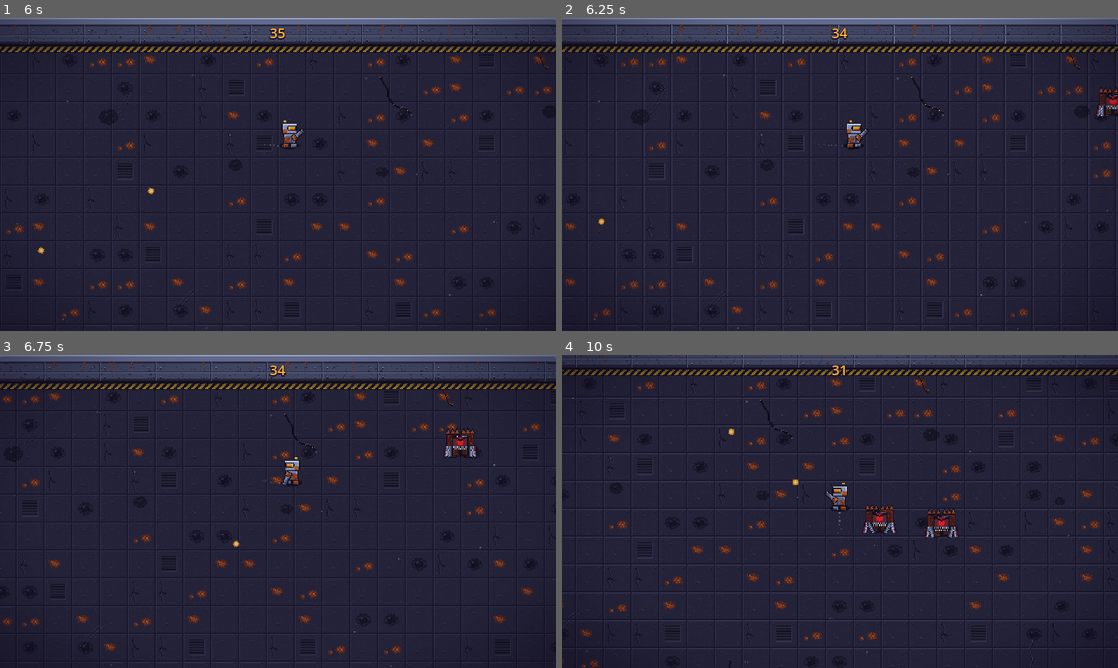
Above: before the commit, frames 1-4 (two rows, left to right).
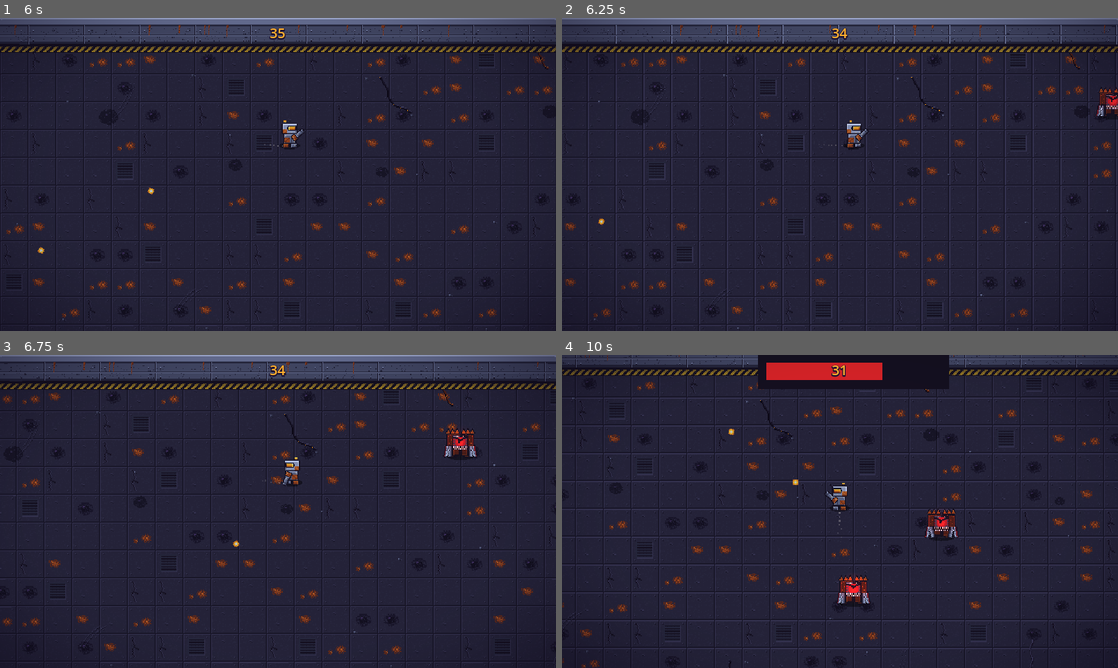
Above: after the commit, the same moments.

Repository: AGONIXX15/scrap-head
Game: Godot game, scene res://scenes/main.tscn
Same seed, same stepped clock (60 frames per second), same inputs: the game is played once before the commit and once after it. The project has no main scene, so this scene is started directly.
Inputs (mouse positions are in pixels of both pictures, inside the frame that each line leads up to):
- Up to frame 1 (6 s): move the mouse to (250, 237) at 0.52 s; press the mouse at (250, 237) at 0.53 s; hold W (move_up) 0.53-2.03 s; move the mouse to (444, 221) at 1.27 s; release the mouse at (444, 221) at 1.28 s; click (444, 221) at 1.35 s; move the mouse to (111, 127) at 2.02 s; press the mouse at (111, 127) at 2.03 s; hold A (move_left) 2.03-3.53 s; move the mouse to (305, 174) at 2.77 s; release the mouse at (305, 174) at 2.78 s; click (305, 174) at 2.85 s; move the mouse to (194, 96) at 3.52 s; press the mouse at (194, 96) at 3.53 s; hold S (move_down) 3.53-4.28 s; move the mouse to (400, 158) at 4.27 s; release the mouse at (400, 158) at 4.28 s; hold D (move_right) 4.28-5.03 s; click (400, 158) at 4.35 s; move the mouse to (166, 190) at 5.02 s; press the mouse at (166, 190) at 5.03 s; hold W (move_up) 5.03-5.78 s; move the mouse to (333, 105) at 5.77 s; release the mouse at (333, 105) at 5.78 s; hold D (move_right) from 5.78 s (still down); click (333, 105) at 5.85 s
- Up to frame 2 (6.25 s): keep holding D (move_right)
- Up to frame 3 (6.75 s): keep holding D (move_right); move the mouse to (250, 574) at 6.52 s; press the mouse at (250, 574) at 6.53 s
- Up to frame 4 (10 s): move the mouse to (1006, 558) at 7.27 s; release the mouse at (1006, 558) at 7.28 s; click (1006, 558) at 7.35 s; move the mouse to (673, 464) at 8.02 s; release D (move_right) at 8.03 s; press the mouse at (673, 464) at 8.03 s; hold S (move_down) 8.03-8.78 s; move the mouse to (867, 511) at 8.77 s; release the mouse at (867, 511) at 8.78 s; hold A (move_left) 8.78-9.53 s; click (867, 511) at 8.85 s; move the mouse to (756, 433) at 9.52 s; press the mouse at (756, 433) at 9.53 s; hold W (move_up) from 9.53 s (still down)

Frame 1 is identical in both runs. In frame 2, less than 0.1% of the frame differs, in the area x 96-100%, y 22-33%; in frame 3, 0.1%; in frame 4, 4.1%, in the area x 35-71%, y 0-81%.

Commit message:
HU-09: clase base de enemigos y Oxidado con embestida

Diff:
--- /dev/null
+++ b/scenes/dust.tscn
@@ -0,0 +1,27 @@
+[gd_scene load_steps=3 format=3]
+
+[ext_resource type="Script" path="res://scripts/fx.gd" id="1"]
+
+[sub_resource type="Gradient" id="1"]
+offsets = PackedFloat32Array(0, 1)
+colors = PackedColorArray(0.55, 0.5, 0.45, 0.8, 0.3, 0.28, 0.3, 0)
+
+[node name="Dust" type="Node2D"]
+script = ExtResource("1")
+life = 1.0
+
+[node name="Puff" type="CPUParticles2D" parent="."]
+emitting = true
+amount = 18
+lifetime = 0.8
+one_shot = true
+explosiveness = 1.0
+spread = 180.0
+gravity = Vector2(0, 0)
+initial_velocity_min = 50.0
+initial_velocity_max = 110.0
+damping_min = 80.0
+damping_max = 120.0
+scale_amount_min = 3.0
+scale_amount_max = 6.0
+color_ramp = SubResource("1")
--- a/scenes/enemy.tscn
+++ b/scenes/enemy.tscn
@@ -1,30 +1,62 @@
-[gd_scene load_steps=6 format=3]
+[gd_scene load_steps=11 format=3]
 
 [ext_resource type="Script" path="res://scripts/enemy.gd" id="1"]
 [ext_resource type="Texture2D" path="res://assets/sprites/enemy.png" id="2"]
 [ext_resource type="Texture2D" path="res://assets/sprites/shadow.png" id="3"]
+[ext_resource type="Texture2D" path="res://assets/sprites/enemy_pupil.png" id="4"]
+[ext_resource type="Script" path="res://scripts/part.gd" id="5"]
+[ext_resource type="Resource" path="res://parts/taladro.tres" id="6"]
 
 [sub_resource type="CircleShape2D" id="1"]
-radius = 9.0
+radius = 11.0
 
 [sub_resource type="CircleShape2D" id="2"]
-radius = 11.0
+radius = 13.0
+
+[sub_resource type="Gradient" id="g"]
+offsets = PackedFloat32Array(0, 1)
+colors = PackedColorArray(1, 1, 1, 1, 1, 1, 1, 0)
+
+[sub_resource type="GradientTexture2D" id="gt"]
+gradient = SubResource("g")
+width = 64
+height = 64
+fill = 1
+fill_from = Vector2(0.5, 0.5)
+fill_to = Vector2(1, 0.5)
+
+[sub_resource type="RectangleShape2D" id="hurt"]
+size = Vector2(34, 33)
 
 [node name="Enemy" type="CharacterBody2D" groups=["enemies"]]
 collision_layer = 4
 collision_mask = 5
 script = ExtResource("1")
+bar_y = -26.0
+drops = Array[ExtResource("5")]([ExtResource("6")])
 
 [node name="Shadow" type="Sprite2D" parent="."]
-position = Vector2(0, 13)
+position = Vector2(0, 17)
+scale = Vector2(1.3, 1)
 texture = ExtResource("3")
 
 [node name="Sprite" type="Sprite2D" parent="."]
 texture = ExtResource("2")
 hframes = 4
 
+[node name="Pupil" type="Sprite2D" parent="Sprite"]
+position = Vector2(0, -1)
+texture = ExtResource("4")
+
+[node name="Light" type="PointLight2D" parent="Sprite"]
+position = Vector2(0, -1)
+color = Color(1, 0.15, 0.1, 1)
+energy = 0.7
+texture = SubResource("gt")
+texture_scale = 0.6
+
 [node name="CollisionShape2D" type="CollisionShape2D" parent="."]
-position = Vector2(0, 4)
+position = Vector2(0, 6)
 shape = SubResource("1")
 
 [node name="Hitbox" type="Area2D" parent="."]
@@ -32,5 +64,14 @@
 collision_mask = 2
 
 [node name="CollisionShape2D" type="CollisionShape2D" parent="Hitbox"]
-position = Vector2(0, 4)
+position = Vector2(0, 6)
 shape = SubResource("2")
+
+[node name="Hurtbox" type="Area2D" parent="."]
+collision_layer = 16
+collision_mask = 0
+monitoring = false
+
+[node name="CollisionShape2D" type="CollisionShape2D" parent="Hurtbox"]
+position = Vector2(0, 0)
+shape = SubResource("hurt")
--- a/scripts/enemy.gd
+++ b/scripts/enemy.gd
@@ -1,66 +1,75 @@
-extends CharacterBody2D
+extends EnemyBase
 
-const EXPLOSION := preload("res://scenes/explosion.tscn")
-const PICKUP := preload("res://scenes/pickup.tscn")
-const PARTS: Array[Part] = [preload("res://parts/visor_torreta.tres"), preload("res://parts/taladro.tres"),
-		preload("res://parts/orugas_tanque.tres"), preload("res://parts/mini_dron.tres")]
-const DROP_CHANCE := 0.25
-const KNOCKBACK := 140.0
-const KNOCK_DECAY := 600.0
 const WALK_FPS := 8.0
-const FLASH_COLOR := Color(4, 4, 4)
-const FLASH_TIME := 0.1
+const OPEN_FRAME := 0
+const CLOSED_FRAME := 2
+const LUNGE_RANGE := 90.0
+const WINDUP_TIME := 0.5
+const LUNGE_SPEED := 300.0
+const LUNGE_TIME := 0.3
+const RECOVER_TIME := 0.7
+const TREMBLE := 1.0
+const BLINK_HZ := 14.0
+const BLINK_DIM := 0.3
+const BLINK_BRIGHT := 2.0
+const PUPIL_REACH := 1.5
 
-@export var speed := 60.0
-@export var hp := 3
-@export var damage := 1
+enum State { CHASE, WINDUP, LUNGE, RECOVER }
 
-@onready var sprite: Sprite2D = $Sprite
-@onready var hitbox: Area2D = $Hitbox
+@onready var pupil: Sprite2D = $Sprite/Pupil
+@onready var light: PointLight2D = $Sprite/Light
 
-var _player: Node2D
-var _knock := Vector2.ZERO
+var _state := State.CHASE
+var _timer := 0.0
 var _t := 0.0
+var _lunge_dir := Vector2.ZERO
+var _eye_home := Vector2.ZERO
+var _light_energy := 0.0
 
 func _ready() -> void:
-	_player = get_tree().get_first_node_in_group("player")
+	super()
+	_eye_home = pupil.position
+	_light_energy = light.energy
 
 func _physics_process(delta: float) -> void:
 	if not is_instance_valid(_player):
 		return
 	var dir := global_position.direction_to(_player.global_position)
 	_knock = _knock.move_toward(Vector2.ZERO, KNOCK_DECAY * delta)
-	velocity = dir * speed + _knock
+	pupil.position = _eye_home + dir * PUPIL_REACH
+	_timer -= delta
+	velocity = _knock
+	match _state:
+		State.CHASE:
+			velocity += dir * speed
+			_t += delta * WALK_FPS
+			sprite.frame = int(_t) % sprite.hframes
+			if global_position.distance_to(_player.global_position) < LUNGE_RANGE:
+				_state = State.WINDUP
+				_timer = WINDUP_TIME
+				# SFX: charge
+		State.WINDUP:
+			sprite.frame = OPEN_FRAME
+			sprite.position = Vector2(randf_range(-TREMBLE, TREMBLE), randf_range(-TREMBLE, TREMBLE))
+			_set_eye(int(_timer * BLINK_HZ) % 2 == 0)
+			if _timer <= 0.0:
+				_lunge_dir = dir
+				_state = State.LUNGE
+				_timer = LUNGE_TIME
+				sprite.position = Vector2.ZERO
+				_set_eye(true)
+		State.LUNGE:
+			velocity = _lunge_dir * LUNGE_SPEED
+			if _timer <= 0.0:
+				_state = State.RECOVER
+				_timer = RECOVER_TIME
+				sprite.frame = CLOSED_FRAME
+		State.RECOVER:
+			if _timer <= 0.0:
+				_state = State.CHASE
 	move_and_slide()
-	_t += delta * WALK_FPS
-	sprite.frame = int(_t) % sprite.hframes
-	if dir.x != 0.0:
-		sprite.flip_h = dir.x < 0.0
-	for body in hitbox.get_overlapping_bodies():
-		if body.is_in_group("player"):
-			body.take_damage(damage)
+	_touch()
 
-func hit(amount: int, from_dir := Vector2.ZERO) -> void:
-	if hp <= 0:
-		return  # dos balas en el mismo frame
-	hp -= amount
-	if hp <= 0:
-		# SFX: explode
-		_die()
-		return
-	# SFX: hit
-	_knock = from_dir * KNOCKBACK
-	sprite.modulate = FLASH_COLOR
-	create_tween().tween_property(sprite, "modulate", Color.WHITE, FLASH_TIME)
-
-func _die() -> void:
-	var scene := get_tree().current_scene
-	var fx := EXPLOSION.instantiate()
-	fx.global_position = global_position
-	scene.add_child.call_deferred(fx)
-	if randf() < DROP_CHANCE:
-		var p := PICKUP.instantiate()
-		p.part = PARTS.pick_random()
-		p.global_position = global_position
-		scene.add_child.call_deferred(p)
-	queue_free()
+func _set_eye(bright: bool) -> void:
+	pupil.visible = bright
+	light.energy = _light_energy * (BLINK_BRIGHT if bright else BLINK_DIM)
--- /dev/null
+++ b/scripts/enemy_base.gd
@@ -0,0 +1,122 @@
+class_name EnemyBase extends CharacterBody2D
+
+const EXPLOSION := preload("res://scenes/explosion.tscn")
+const PICKUP := preload("res://scenes/pickup.tscn")
+const KNOCKBACK := 140.0
+const KNOCK_DECAY := 600.0
+const FLASH_COLOR := Color(4, 4, 4)
+const FLASH_TIME := 0.1
+const ELITE_HP_MULT := 3
+const ELITE_SCALE := 1.25
+const ELITE_COLOR := Color(1.6, 1.3, 0.5)
+const BAR_SIZE := Vector2(20, 2)
+const BAR_BACK := Color("181220")
+const BAR_FILL := Color("ff2828")
+const WARN_COLOR := Color("ff2828")
+const WARN_BASE_ALPHA := 0.15
+const WARN_FILL_ALPHA := 0.45
+const WARN_LINE := 1.0
+const WARN_POINTS := 48
+
+@export var speed := 60.0
+@export var hp := 3
+@export var damage := 1
+@export var elite := false
+@export_range(0.0, 1.0) var drop_chance := 0.25
+@export var drops: Array[Part] = []
+@export var knock_scale := 1.0
+@export var bar_y := -22.0
+@export var fx_scale := 1.0
+@export var death_shake := 1.5
+
+@onready var sprite: Sprite2D = $Sprite
+@onready var hitbox: Area2D = get_node_or_null("Hitbox")
+
+var _player: Node2D
+var _knock := Vector2.ZERO
+var _max_hp := 0
+var _tint := Color.WHITE
+var _bar := Node2D.new()
+var _warn := Node2D.new()
+var _warn_radius := 0.0
+var _warn_fill := 0.0
+
+func _ready() -> void:
+	_player = get_tree().get_first_node_in_group("player")
+	if elite:
+		hp *= ELITE_HP_MULT
+		drop_chance = 1.0
+		scale = Vector2.ONE * ELITE_SCALE
+		_tint = ELITE_COLOR
+		sprite.modulate = _tint
+	_max_hp = hp
+	for n: Node2D in [_bar, _warn]:
+		n.scale = Vector2.ONE / scale
+		add_child(n)
+	_bar.z_index = 1
+	_bar.visible = false
+	_bar.draw.connect(_draw_bar)
+	_warn.show_behind_parent = true
+	_warn.draw.connect(_draw_warn)
+
+func hit(amount: int, from_dir := Vector2.ZERO) -> void:
+	if hp <= 0:
+		return  # dos balas en el mismo frame
+	hp -= amount
+	_juice(&"damage_number", [global_position + Vector2(0.0, bar_y), amount])
+	_bar.visible = true
+	_bar.queue_redraw()
+	if hp <= 0:
+		# SFX: explode
+		_die()
+		return
+	# SFX: hit
+	_knock = from_dir * KNOCKBACK * knock_scale
+	sprite.modulate = FLASH_COLOR
+	create_tween().tween_property(sprite, "modulate", _tint, FLASH_TIME)
+
+func _die() -> void:
+	_on_death()
+	var scene := get_tree().current_scene
+	var fx := EXPLOSION.instantiate()
+	fx.global_position = global_position
+	fx.scale = Vector2.ONE * fx_scale
+	scene.add_child.call_deferred(fx)
+	if not drops.is_empty() and randf() < drop_chance:
+		var p := PICKUP.instantiate()
+		p.part = drops.pick_random()
+		p.global_position = global_position
+		scene.add_child.call_deferred(p)
+	_juice(&"hitstop")
+	_juice(&"shake", [death_shake])
+	queue_free()
+
+func _on_death() -> void:
+	pass
+
+func _touch() -> void:
+	for body in hitbox.get_overlapping_bodies():
+		if body.is_in_group("player"):
+			body.take_damage(damage)
+
+func _telegraph(radius: float, fill := 0.0) -> void:
+	_warn_radius = radius
+	_warn_fill = fill
+	_warn.queue_redraw()
+
+func _juice(fn: StringName, args := []) -> void:
+	var j := get_node_or_null("/root/Juice")
+	if j:
+		j.callv(fn, args)
+
+func _draw_bar() -> void:
+	var origin := Vector2(-BAR_SIZE.x * 0.5, bar_y)
+	_bar.draw_rect(Rect2(origin - Vector2.ONE, BAR_SIZE + Vector2.ONE * 2.0), BAR_BACK)
+	_bar.draw_rect(Rect2(origin, Vector2(BAR_SIZE.x * maxf(hp, 0) / _max_hp, BAR_SIZE.y)), BAR_FILL)
+
+func _draw_warn() -> void:
+	if _warn_radius <= 0.0:
+		return
+	_warn.draw_circle(Vector2.ZERO, _warn_radius, Color(WARN_COLOR, WARN_BASE_ALPHA))
+	_warn.draw_circle(Vector2.ZERO, _warn_radius * _warn_fill, Color(WARN_COLOR, WARN_FILL_ALPHA))
+	_warn.draw_arc(Vector2.ZERO, _warn_radius, 0.0, TAU, WARN_POINTS, WARN_COLOR, WARN_LINE)
Not shown, added: scripts/enemy_base.gd.uid
